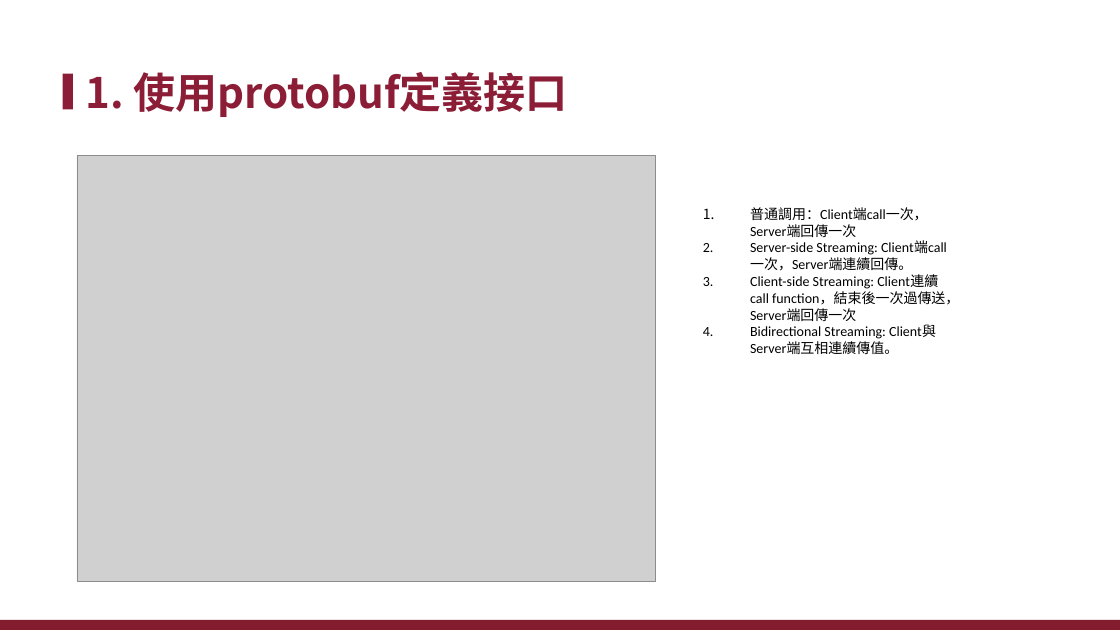
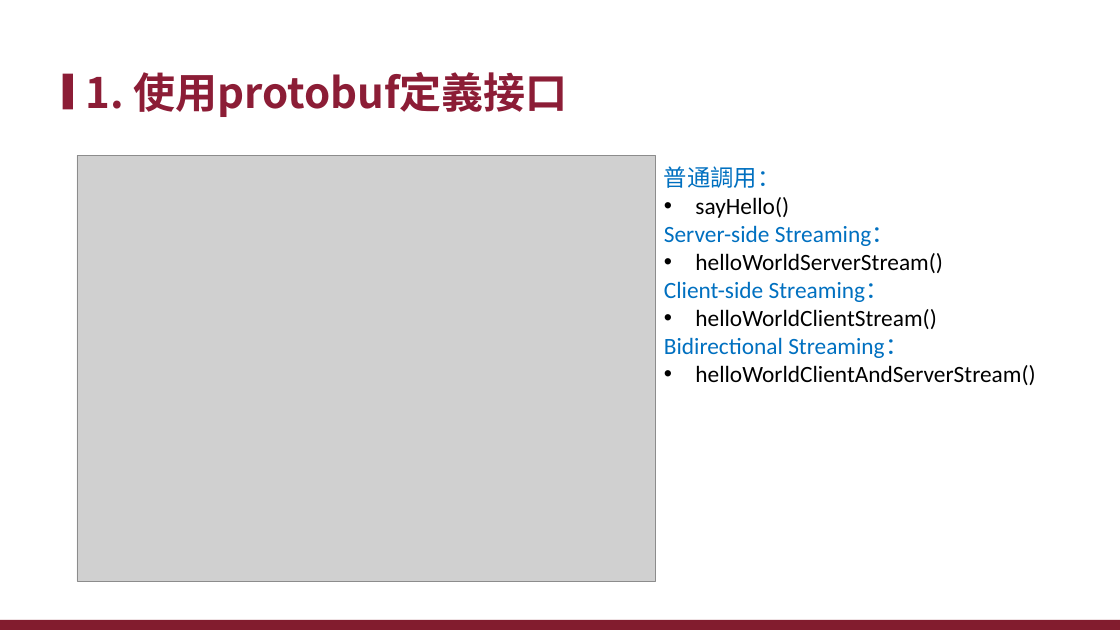
Before and after one commit to xiauchen/5__gRPC, a slide deck: slide 18 of 空白PPT.pptx (slide 17 before the commit). Drawn at 1120x630 pixels with LibreOffice and Linux fonts; fonts in the diff are those of the drawing; grey boxes stand for pictures; background and template pictures are left out. Boxes give left, top, right and bottom in pixels: in the first picture for what was removed or moved away, otherwise in the second. Text is boxed around its words. In the diff, an @@ line names an element or a change of style, - is before the commit and + after.

```diff
--- a/空白PPT.pptx
+++ b/空白PPT.pptx
@@ text at (x1=664, y1=166, x2=1035, y2=385): text changed; size 12 to 20 pt @@
-1. 普通調用：Client端call一次，Server端回傳一次
-2. Server-side Streaming: Client端call一次，Server端連續回傳。
-3. Client-side Streaming: Client連續call function，結束後一次過傳送，Server端回傳一次
-4. Bidirectional Streaming: Client與Server端互相連續傳值。
+普通調用：
+• sayHello()
+Server-side Streaming：
+• helloWorldServerStream()
+Client-side Streaming：
+• helloWorldClientStream()
+Bidirectional Streaming：
+• helloWorldClientAndServerStream()
```
Also in this commit, not shown: 23 other slides changed, 19 slides added, 4 slides removed, 17 other files.
